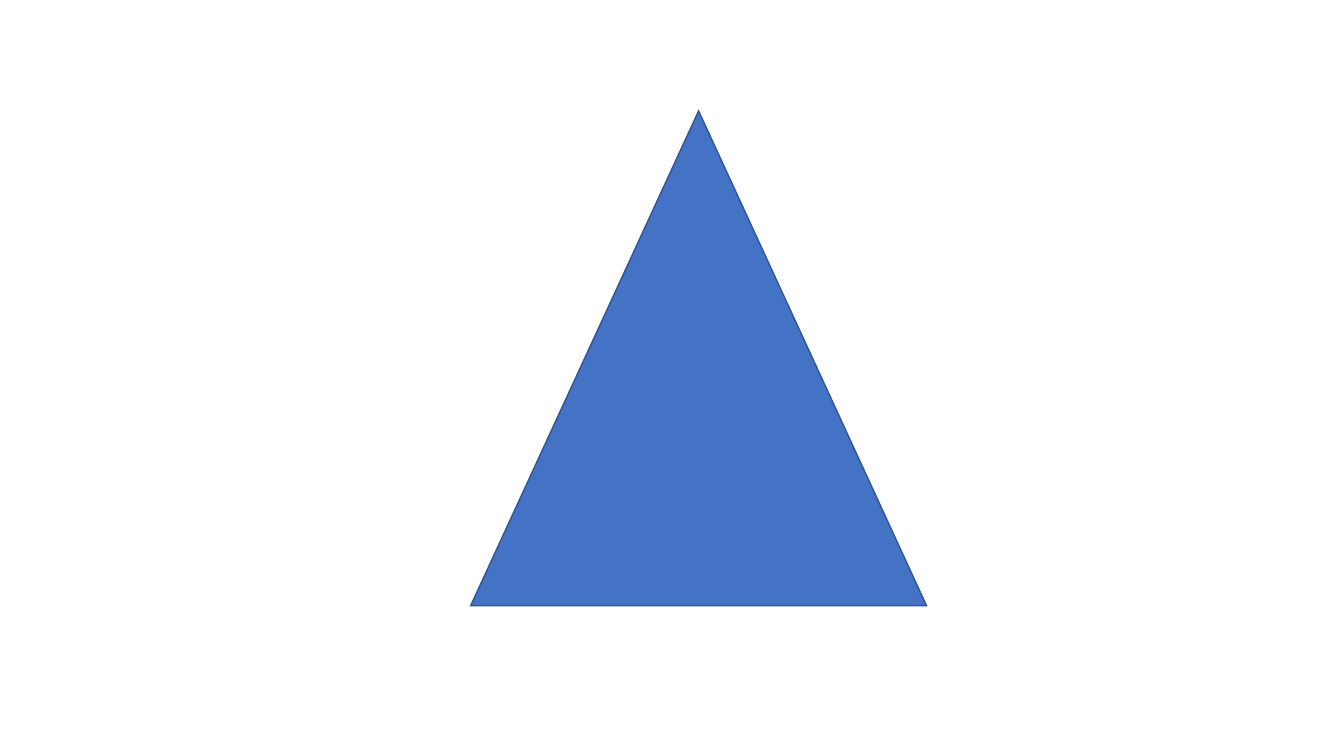
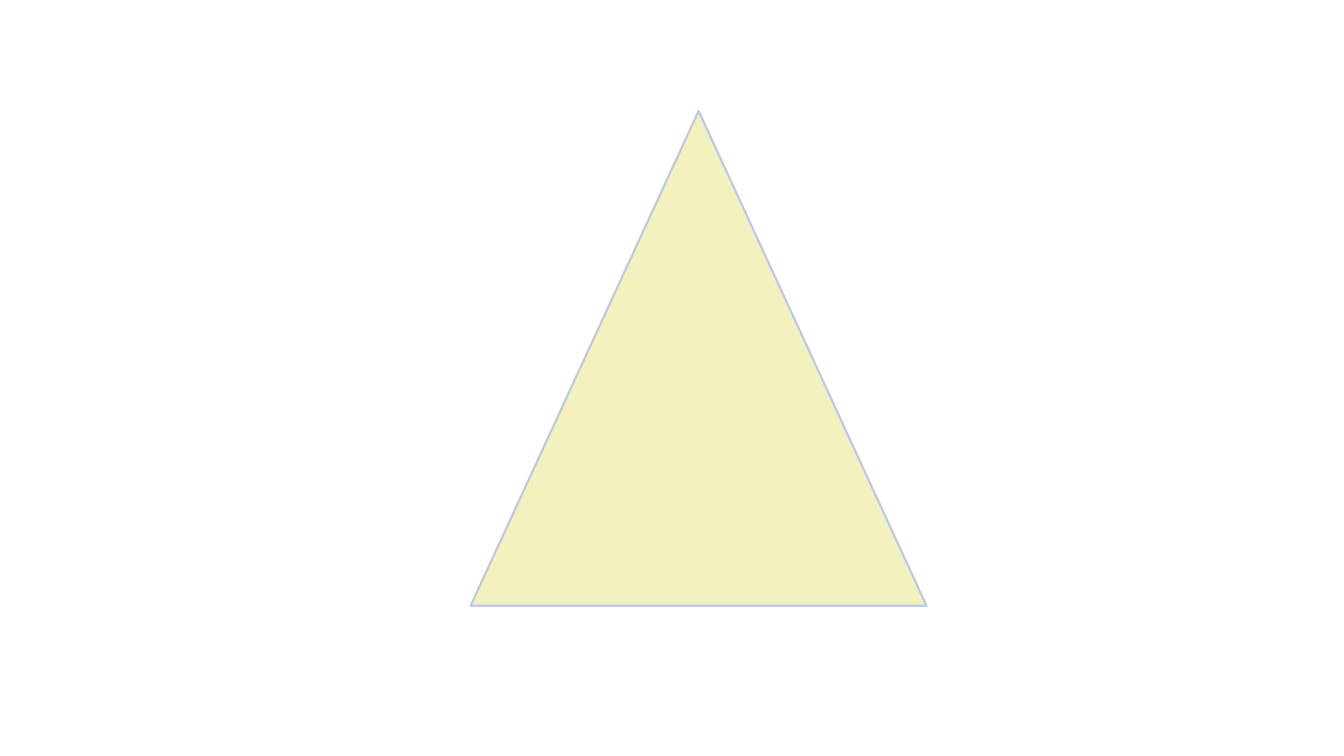
Before and after one commit to dotnet-campus/DocumentFormat.OpenXml.Extensions, a slide deck: slide 1 of demo/DocumentFormat.OpenXml.Flatten.Demo/WPF/OpenXmlFlattenMauiForWpfDemo/TestFiles/Shape Triangle.pptx. Drawn at 1344x756 pixels with LibreOffice and Linux fonts; fonts in the diff are those of the drawing. Boxes give left, top, right and bottom in pixels: in the first picture for what was removed or moved away, otherwise in the second. Text is boxed around its words. In the diff, an @@ line names an element or a change of style, - is before the commit and + after.

Commit message:
更新测试文件

```diff
--- a/demo/DocumentFormat.OpenXml.Flatten.Demo/WPF/OpenXmlFlattenMauiForWpfDemo/TestFiles/Shape Triangle.pptx
+++ b/demo/DocumentFormat.OpenXml.Flatten.Demo/WPF/OpenXmlFlattenMauiForWpfDemo/TestFiles/Shape Triangle.pptx
@@ triangle at [471, 111, 927, 606]: fill #4472C4 to #F3F2BE; outline #325491 1 pt to #BEC7E7 1.5 pt @@
```
